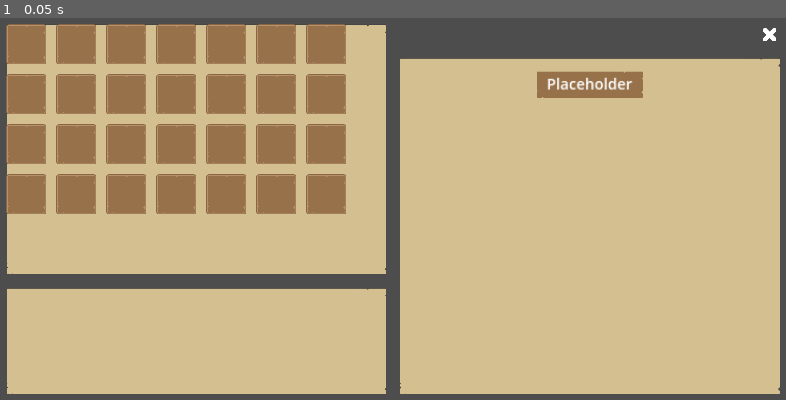
Above: before the commit, frame 1.
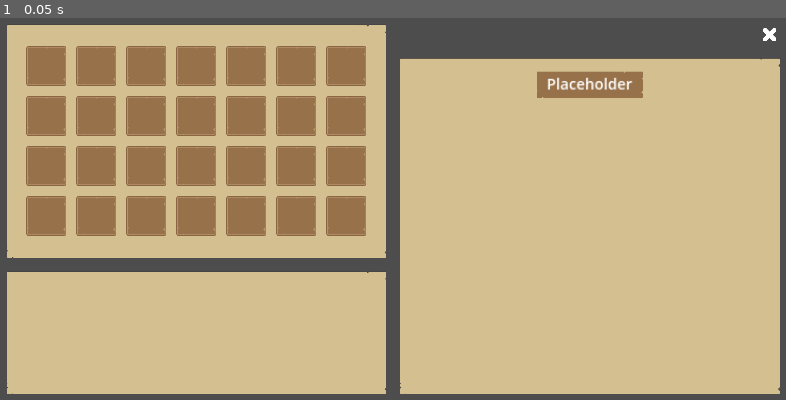
Above: after the commit, the same moment.

Repository: afarber/SurvivalGame
Game: Godot game, scene res://bulletins/player_menus/player_menu_base.tscn
Same seed, same stepped clock (60 frames per second), same inputs: the game is played once before the commit and once after it. This scene is started directly instead of the project's main scene.
Inputs:
- Up to frame 1 (0.05 s): no input

The runs differ from the first frame. In frame 1, 20% of the frame differs, in the area x 0-50%, y 1-73%.

Commit message:
Add 2 labels

Diff:
--- a/bulletins/player_menus/player_menu_base.tscn
+++ b/bulletins/player_menus/player_menu_base.tscn
@@ -43,10 +43,10 @@
 layout_mode = 2
 size_flags_horizontal = 3
 theme_override_constants/separation = 32
-split_offset = 600
+split_offset = 560
 dragger_visibility = 1
 
-[node name="NinePatchRect" type="NinePatchRect" parent="MarginContainer/HBoxContainer/VSplitContainer"]
+[node name="InventoryNinePatchRect" type="NinePatchRect" parent="MarginContainer/HBoxContainer/VSplitContainer"]
 layout_mode = 2
 texture = ExtResource("1_kwdm0")
 patch_margin_left = 32
@@ -54,108 +54,142 @@
 patch_margin_right = 48
 patch_margin_bottom = 32
 
-[node name="GridContainer" type="GridContainer" parent="MarginContainer/HBoxContainer/VSplitContainer/NinePatchRect"]
-layout_mode = 1
-anchors_preset = 15
-anchor_right = 1.0
-anchor_bottom = 1.0
+[node name="InventoryGridContainer" type="GridContainer" parent="MarginContainer/HBoxContainer/VSplitContainer/InventoryNinePatchRect"]
+layout_mode = 1
+anchors_preset = 8
+anchor_left = 0.5
+anchor_top = 0.5
+anchor_right = 0.5
+anchor_bottom = 0.5
+offset_left = -408.0
+offset_top = -228.0
+offset_right = 408.0
+offset_bottom = 228.0
 grow_horizontal = 2
 grow_vertical = 2
 theme_override_constants/h_separation = 24
 theme_override_constants/v_separation = 24
 columns = 7
 
-[node name="InventorySlot" parent="MarginContainer/HBoxContainer/VSplitContainer/NinePatchRect/GridContainer" instance=ExtResource("2_y4hma")]
-layout_mode = 2
-
-[node name="InventorySlot2" parent="MarginContainer/HBoxContainer/VSplitContainer/NinePatchRect/GridContainer" instance=ExtResource("2_y4hma")]
-layout_mode = 2
-
-[node name="InventorySlot3" parent="MarginContainer/HBoxContainer/VSplitContainer/NinePatchRect/GridContainer" instance=ExtResource("2_y4hma")]
-layout_mode = 2
-
-[node name="InventorySlot4" parent="MarginContainer/HBoxContainer/VSplitContainer/NinePatchRect/GridContainer" instance=ExtResource("2_y4hma")]
-layout_mode = 2
-
-[node name="InventorySlot5" parent="MarginContainer/HBoxContainer/VSplitContainer/NinePatchRect/GridContainer" instance=ExtResource("2_y4hma")]
-layout_mode = 2
-
-[node name="InventorySlot6" parent="MarginContainer/HBoxContainer/VSplitContainer/NinePatchRect/GridContainer" instance=ExtResource("2_y4hma")]
-layout_mode = 2
-
-[node name="InventorySlot7" parent="MarginContainer/HBoxContainer/VSplitContainer/NinePatchRect/GridContainer" instance=ExtResource("2_y4hma")]
-layout_mode = 2
-
-[node name="InventorySlot8" parent="MarginContainer/HBoxContainer/VSplitContainer/NinePatchRect/GridContainer" instance=ExtResource("2_y4hma")]
-layout_mode = 2
-
-[node name="InventorySlot9" parent="MarginContainer/HBoxContainer/VSplitContainer/NinePatchRect/GridContainer" instance=ExtResource("2_y4hma")]
-layout_mode = 2
-
-[node name="InventorySlot10" parent="MarginContainer/HBoxContainer/VSplitContainer/NinePatchRect/GridContainer" instance=ExtResource("2_y4hma")]
-layout_mode = 2
-
-[node name="InventorySlot11" parent="MarginContainer/HBoxContainer/VSplitContainer/NinePatchRect/GridContainer" instance=ExtResource("2_y4hma")]
-layout_mode = 2
-
-[node name="InventorySlot12" parent="MarginContainer/HBoxContainer/VSplitContainer/NinePatchRect/GridContainer" instance=ExtResource("2_y4hma")]
-layout_mode = 2
-
-[node name="InventorySlot13" parent="MarginContainer/HBoxContainer/VSplitContainer/NinePatchRect/GridContainer" instance=ExtResource("2_y4hma")]
-layout_mode = 2
-
-[node name="InventorySlot14" parent="MarginContainer/HBoxContainer/VSplitContainer/NinePatchRect/GridContainer" instance=ExtResource("2_y4hma")]
-layout_mode = 2
-
-[node name="InventorySlot15" parent="MarginContainer/HBoxContainer/VSplitContainer/NinePatchRect/GridContainer" instance=ExtResource("2_y4hma")]
-layout_mode = 2
-
-[node name="InventorySlot16" parent="MarginContainer/HBoxContainer/VSplitContainer/NinePatchRect/GridContainer" instance=ExtResource("2_y4hma")]
-layout_mode = 2
-
-[node name="InventorySlot17" parent="MarginContainer/HBoxContainer/VSplitContainer/NinePatchRect/GridContainer" instance=ExtResource("2_y4hma")]
-layout_mode = 2
-
-[node name="InventorySlot18" parent="MarginContainer/HBoxContainer/VSplitContainer/NinePatchRect/GridContainer" instance=ExtResource("2_y4hma")]
-layout_mode = 2
-
-[node name="InventorySlot19" parent="MarginContainer/HBoxContainer/VSplitContainer/NinePatchRect/GridContainer" instance=ExtResource("2_y4hma")]
-layout_mode = 2
-
-[node name="InventorySlot20" parent="MarginContainer/HBoxContainer/VSplitContainer/NinePatchRect/GridContainer" instance=ExtResource("2_y4hma")]
-layout_mode = 2
-
-[node name="InventorySlot21" parent="MarginContainer/HBoxContainer/VSplitContainer/NinePatchRect/GridContainer" instance=ExtResource("2_y4hma")]
-layout_mode = 2
-
-[node name="InventorySlot22" parent="MarginContainer/HBoxContainer/VSplitContainer/NinePatchRect/GridContainer" instance=ExtResource("2_y4hma")]
-layout_mode = 2
-
-[node name="InventorySlot23" parent="MarginContainer/HBoxContainer/VSplitContainer/NinePatchRect/GridContainer" instance=ExtResource("2_y4hma")]
-layout_mode = 2
-
-[node name="InventorySlot24" parent="MarginContainer/HBoxContainer/VSplitContainer/NinePatchRect/GridContainer" instance=ExtResource("2_y4hma")]
-layout_mode = 2
-
-[node name="InventorySlot25" parent="MarginContainer/HBoxContainer/VSplitContainer/NinePatchRect/GridContainer" instance=ExtResource("2_y4hma")]
-layout_mode = 2
-
-[node name="InventorySlot26" parent="MarginContainer/HBoxContainer/VSplitContainer/NinePatchRect/GridContainer" instance=ExtResource("2_y4hma")]
-layout_mode = 2
-
-[node name="InventorySlot27" parent="MarginContainer/HBoxContainer/VSplitContainer/NinePatchRect/GridContainer" instance=ExtResource("2_y4hma")]
-layout_mode = 2
-
-[node name="InventorySlot28" parent="MarginContainer/HBoxContainer/VSplitContainer/NinePatchRect/GridContainer" instance=ExtResource("2_y4hma")]
-layout_mode = 2
-
-[node name="NinePatchRect2" type="NinePatchRect" parent="MarginContainer/HBoxContainer/VSplitContainer"]
+[node name="InventorySlot" parent="MarginContainer/HBoxContainer/VSplitContainer/InventoryNinePatchRect/InventoryGridContainer" instance=ExtResource("2_y4hma")]
+layout_mode = 2
+
+[node name="InventorySlot2" parent="MarginContainer/HBoxContainer/VSplitContainer/InventoryNinePatchRect/InventoryGridContainer" instance=ExtResource("2_y4hma")]
+layout_mode = 2
+
+[node name="InventorySlot3" parent="MarginContainer/HBoxContainer/VSplitContainer/InventoryNinePatchRect/InventoryGridContainer" instance=ExtResource("2_y4hma")]
+layout_mode = 2
+
+[node name="InventorySlot4" parent="MarginContainer/HBoxContainer/VSplitContainer/InventoryNinePatchRect/InventoryGridContainer" instance=ExtResource("2_y4hma")]
+layout_mode = 2
+
+[node name="InventorySlot5" parent="MarginContainer/HBoxContainer/VSplitContainer/InventoryNinePatchRect/InventoryGridContainer" instance=ExtResource("2_y4hma")]
+layout_mode = 2
+
+[node name="InventorySlot6" parent="MarginContainer/HBoxContainer/VSplitContainer/InventoryNinePatchRect/InventoryGridContainer" instance=ExtResource("2_y4hma")]
+layout_mode = 2
+
+[node name="InventorySlot7" parent="MarginContainer/HBoxContainer/VSplitContainer/InventoryNinePatchRect/InventoryGridContainer" instance=ExtResource("2_y4hma")]
+layout_mode = 2
+
+[node name="InventorySlot8" parent="MarginContainer/HBoxContainer/VSplitContainer/InventoryNinePatchRect/InventoryGridContainer" instance=ExtResource("2_y4hma")]
+layout_mode = 2
+
+[node name="InventorySlot9" parent="MarginContainer/HBoxContainer/VSplitContainer/InventoryNinePatchRect/InventoryGridContainer" instance=ExtResource("2_y4hma")]
+layout_mode = 2
+
+[node name="InventorySlot10" parent="MarginContainer/HBoxContainer/VSplitContainer/InventoryNinePatchRect/InventoryGridContainer" instance=ExtResource("2_y4hma")]
+layout_mode = 2
+
+[node name="InventorySlot11" parent="MarginContainer/HBoxContainer/VSplitContainer/InventoryNinePatchRect/InventoryGridContainer" instance=ExtResource("2_y4hma")]
+layout_mode = 2
+
+[node name="InventorySlot12" parent="MarginContainer/HBoxContainer/VSplitContainer/InventoryNinePatchRect/InventoryGridContainer" instance=ExtResource("2_y4hma")]
+layout_mode = 2
+
+[node name="InventorySlot13" parent="MarginContainer/HBoxContainer/VSplitContainer/InventoryNinePatchRect/InventoryGridContainer" instance=ExtResource("2_y4hma")]
+layout_mode = 2
+
+[node name="InventorySlot14" parent="MarginContainer/HBoxContainer/VSplitContainer/InventoryNinePatchRect/InventoryGridContainer" instance=ExtResource("2_y4hma")]
+layout_mode = 2
+
+[node name="InventorySlot15" parent="MarginContainer/HBoxContainer/VSplitContainer/InventoryNinePatchRect/InventoryGridContainer" instance=ExtResource("2_y4hma")]
+layout_mode = 2
+
+[node name="InventorySlot16" parent="MarginContainer/HBoxContainer/VSplitContainer/InventoryNinePatchRect/InventoryGridContainer" instance=ExtResource("2_y4hma")]
+layout_mode = 2
+
+[node name="InventorySlot17" parent="MarginContainer/HBoxContainer/VSplitContainer/InventoryNinePatchRect/InventoryGridContainer" instance=ExtResource("2_y4hma")]
+layout_mode = 2
+
+[node name="InventorySlot18" parent="MarginContainer/HBoxContainer/VSplitContainer/InventoryNinePatchRect/InventoryGridContainer" instance=ExtResource("2_y4hma")]
+layout_mode = 2
+
+[node name="InventorySlot19" parent="MarginContainer/HBoxContainer/VSplitContainer/InventoryNinePatchRect/InventoryGridContainer" instance=ExtResource("2_y4hma")]
+layout_mode = 2
+
+[node name="InventorySlot20" parent="MarginContainer/HBoxContainer/VSplitContainer/InventoryNinePatchRect/InventoryGridContainer" instance=ExtResource("2_y4hma")]
+layout_mode = 2
+
+[node name="InventorySlot21" parent="MarginContainer/HBoxContainer/VSplitContainer/InventoryNinePatchRect/InventoryGridContainer" instance=ExtResource("2_y4hma")]
+layout_mode = 2
+
+[node name="InventorySlot22" parent="MarginContainer/HBoxContainer/VSplitContainer/InventoryNinePatchRect/InventoryGridContainer" instance=ExtResource("2_y4hma")]
+layout_mode = 2
+
+[node name="InventorySlot23" parent="MarginContainer/HBoxContainer/VSplitContainer/InventoryNinePatchRect/InventoryGridContainer" instance=ExtResource("2_y4hma")]
+layout_mode = 2
+
+[node name="InventorySlot24" parent="MarginContainer/HBoxContainer/VSplitContainer/InventoryNinePatchRect/InventoryGridContainer" instance=ExtResource("2_y4hma")]
+layout_mode = 2
+
+[node name="InventorySlot25" parent="MarginContainer/HBoxContainer/VSplitContainer/InventoryNinePatchRect/InventoryGridContainer" instance=ExtResource("2_y4hma")]
+layout_mode = 2
+
+[node name="InventorySlot26" parent="MarginContainer/HBoxContainer/VSplitContainer/InventoryNinePatchRect/InventoryGridContainer" instance=ExtResource("2_y4hma")]
+layout_mode = 2
+
+[node name="InventorySlot27" parent="MarginContainer/HBoxContainer/VSplitContainer/InventoryNinePatchRect/InventoryGridContainer" instance=ExtResource("2_y4hma")]
+layout_mode = 2
+
+[node name="InventorySlot28" parent="MarginContainer/HBoxContainer/VSplitContainer/InventoryNinePatchRect/InventoryGridContainer" instance=ExtResource("2_y4hma")]
+layout_mode = 2
+
+[node name="DescriptionNinePatchRect" type="NinePatchRect" parent="MarginContainer/HBoxContainer/VSplitContainer"]
 layout_mode = 2
 texture = ExtResource("1_kwdm0")
 patch_margin_left = 32
 patch_margin_top = 32
 patch_margin_right = 48
 patch_margin_bottom = 32
+
+[node name="MarginContainer" type="MarginContainer" parent="MarginContainer/HBoxContainer/VSplitContainer/DescriptionNinePatchRect"]
+layout_mode = 1
+anchors_preset = 15
+anchor_right = 1.0
+anchor_bottom = 1.0
+grow_horizontal = 2
+grow_vertical = 2
+theme_override_constants/margin_left = 32
+theme_override_constants/margin_top = 32
+theme_override_constants/margin_right = 32
+theme_override_constants/margin_bottom = 32
+
+[node name="HBoxContainer" type="HBoxContainer" parent="MarginContainer/HBoxContainer/VSplitContainer/DescriptionNinePatchRect/MarginContainer"]
+layout_mode = 2
+theme_override_constants/separation = 32
+
+[node name="ItemDescriptionLabel" type="Label" parent="MarginContainer/HBoxContainer/VSplitContainer/DescriptionNinePatchRect/MarginContainer/HBoxContainer"]
+custom_minimum_size = Vector2(480, 2.08165e-12)
+layout_mode = 2
+size_flags_horizontal = 3
+size_flags_vertical = 1
+autowrap_mode = 2
+
+[node name="ItemExtraInfoLabel" type="Label" parent="MarginContainer/HBoxContainer/VSplitContainer/DescriptionNinePatchRect/MarginContainer/HBoxContainer"]
+layout_mode = 2
+size_flags_horizontal = 3
+size_flags_vertical = 1
 
 [node name="VBoxContainer" type="VBoxContainer" parent="MarginContainer/HBoxContainer"]
 layout_mode = 2
@@ -174,7 +208,7 @@
 icon = ExtResource("2_0ief8")
 expand_icon = true
 
-[node name="NinePatchRect" type="NinePatchRect" parent="MarginContainer/HBoxContainer/VBoxContainer"]
+[node name="UtilityNinePatchRect" type="NinePatchRect" parent="MarginContainer/HBoxContainer/VBoxContainer"]
 layout_mode = 2
 size_flags_vertical = 3
 texture = ExtResource("1_kwdm0")
@@ -183,7 +217,7 @@
 patch_margin_right = 48
 patch_margin_bottom = 32
 
-[node name="MarginContainer" type="MarginContainer" parent="MarginContainer/HBoxContainer/VBoxContainer/NinePatchRect"]
+[node name="MarginContainer" type="MarginContainer" parent="MarginContainer/HBoxContainer/VBoxContainer/UtilityNinePatchRect"]
 layout_mode = 1
 anchors_preset = 15
 anchor_right = 1.0
@@ -195,10 +229,10 @@
 theme_override_constants/margin_right = 32
 theme_override_constants/margin_bottom = 32
 
-[node name="VBoxContainer" type="VBoxContainer" parent="MarginContainer/HBoxContainer/VBoxContainer/NinePatchRect/MarginContainer"]
-layout_mode = 2
-
-[node name="NinePatchRect" type="NinePatchRect" parent="MarginContainer/HBoxContainer/VBoxContainer/NinePatchRect/MarginContainer/VBoxContainer"]
+[node name="VBoxContainer" type="VBoxContainer" parent="MarginContainer/HBoxContainer/VBoxContainer/UtilityNinePatchRect/MarginContainer"]
+layout_mode = 2
+
+[node name="NinePatchRect" type="NinePatchRect" parent="MarginContainer/HBoxContainer/VBoxContainer/UtilityNinePatchRect/MarginContainer/VBoxContainer"]
 custom_minimum_size = Vector2(256, 64)
 layout_mode = 2
 size_flags_horizontal = 4
@@ -209,7 +243,7 @@
 patch_margin_right = 48
 patch_margin_bottom = 32
 
-[node name="Label" type="Label" parent="MarginContainer/HBoxContainer/VBoxContainer/NinePatchRect/MarginContainer/VBoxContainer/NinePatchRect"]
+[node name="Label" type="Label" parent="MarginContainer/HBoxContainer/VBoxContainer/UtilityNinePatchRect/MarginContainer/VBoxContainer/NinePatchRect"]
 layout_mode = 1
 anchors_preset = 15
 anchor_right = 1.0
